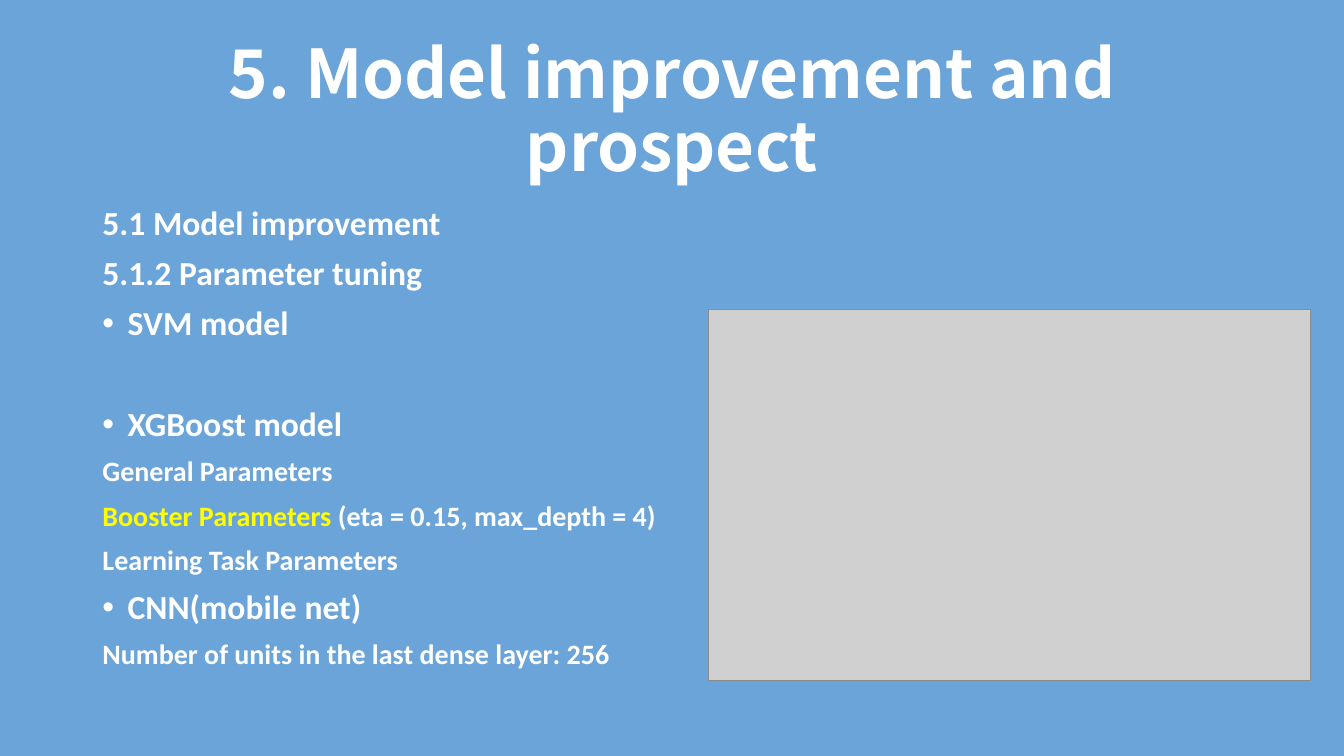
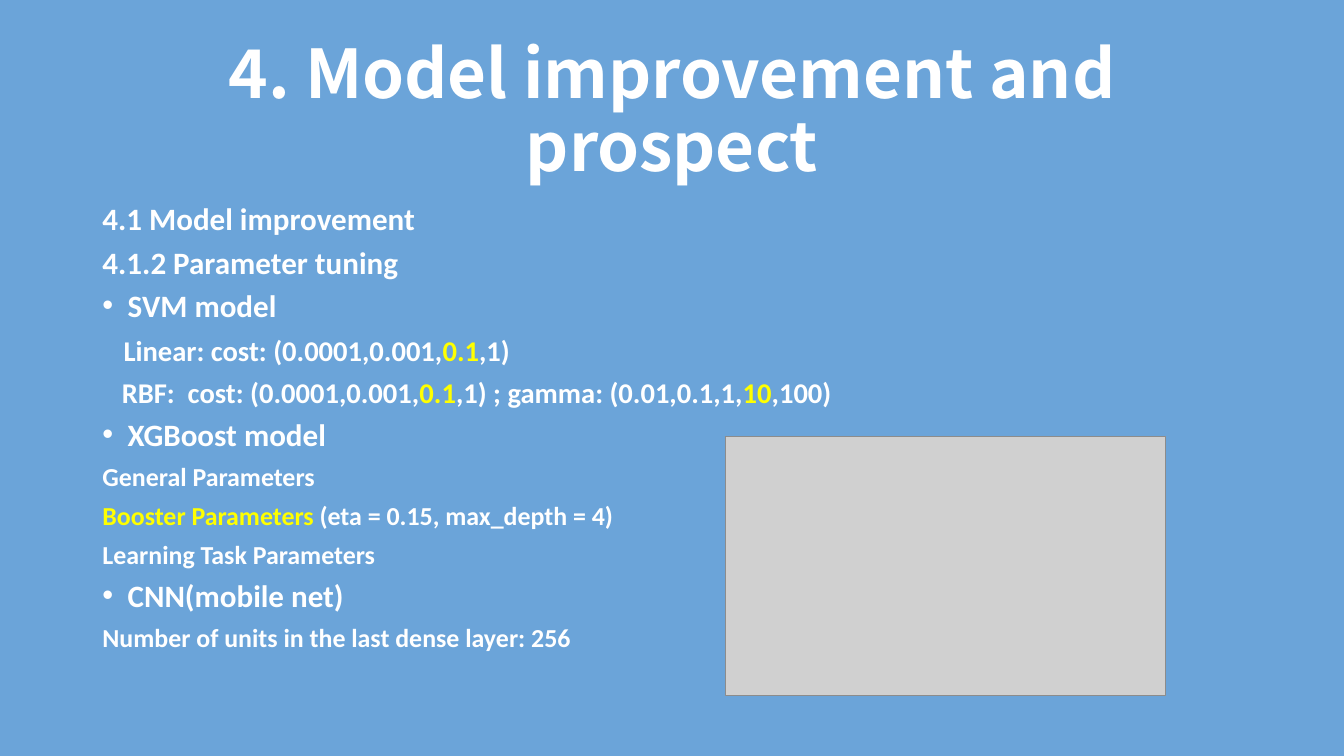
Before and after one commit to TZstatsADS/Spring2018-Project3-Group4, a slide deck: slide 12 of doc/model selection and evaluation.pptx. Drawn at 1344x756 pixels with LibreOffice and Linux fonts; fonts in the diff are those of the drawing; grey boxes stand for pictures. Boxes give left, top, right and bottom in pixels: in the first picture for what was removed or moved away, otherwise in the second. Text is boxed around its words. In the diff, an @@ line names an element or a change of style, - is before the commit and + after.

```diff
--- a/doc/model selection and evaluation.pptx
+++ b/doc/model selection and evaluation.pptx
@@ title at box(228, 43, 1115, 186): text changed @@
-5. Model improvement and prospect
+4. Model improvement and prospect
@@ text at box(102, 208, 415, 279): text changed; size 24 to 22.2 pt @@
-5.1 Model improvement
-5.1.2 Parameter tuning
+4.1 Model improvement
+4.1.2 Parameter tuning
@@ text at box(102, 295, 613, 651): size 24 to 22.2 pt in "SVM model", "XGBoost model", "CNN(mobile net)"; size 20 to 18.5 pt in "General Parameters", "Booster Parameters (eta = 0.15, max_depth = ...", "Learning Task Parameters", "Number of units in the last dense ..."; line spacing 0.9 to 0.8 @@
@@ text at box(122, 340, 832, 408): paragraphs added @@
+Linear: cost: (0.0001,0.001,0.1,1)
+RBF: cost: (0.0001,0.001,0.1,1) ; gamma: (0.01,0.1,1,10,100)
@@ picture: place and size @@
-picture at box(709, 310, 1311, 681)
+picture at box(725, 437, 1166, 697)
```
Also in this commit, not shown: 12 other slides changed.
